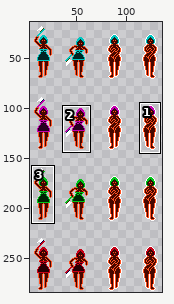
Two states of a sprite sheet, Assets/Img/Pacman/Mulher/mulezinhaspritesheet.png. Above: a wide view before the commit, with the close-up outlined.
Close-up. Earlier state:
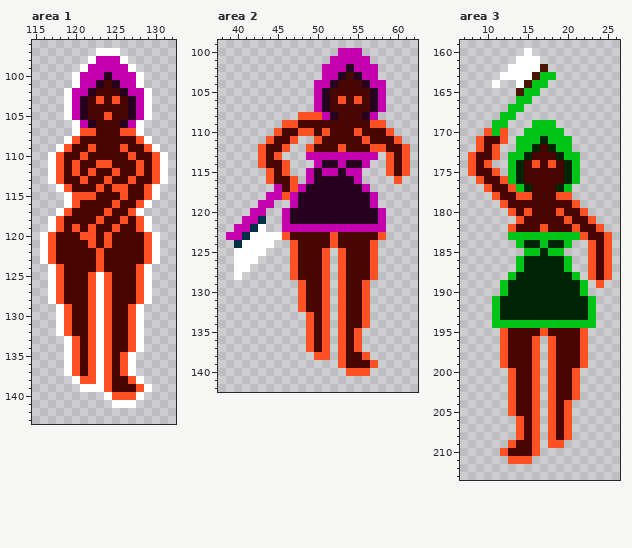
The file is 142x284 pixels. Shown: area 1: x 115..132, y 96..143; area 2: x 38..62, y 99..142; area 3: x 7..26, y 159..213. The wide view leaves out empty margins. The commit also changed other parts of the picture, which this record leaves out.
The same view after the edit:
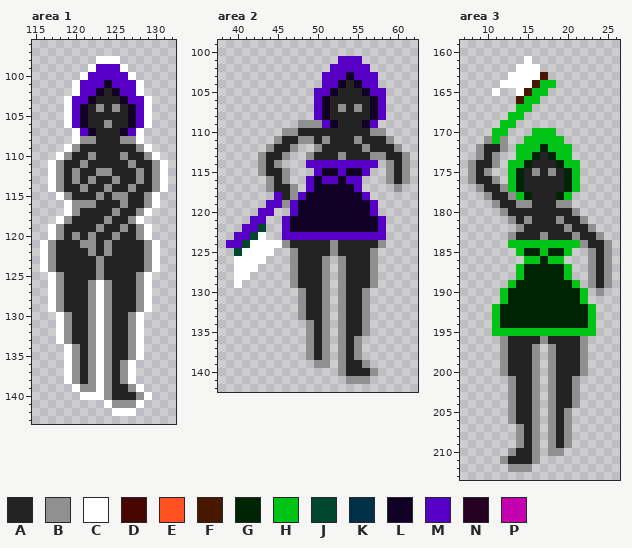
Palette (. is transparent): A #232323  B #909090  C #ffffff  D #470700  E #ff5121  F #471700  G #002504  H #00c516  J #00472f  K #003047  L #100025  M #5700c5  N #250021  P #c500af
Difference:
Changed rows in their new state; - is an unchanged pixel.
Area 1:
first column x 116:
 97 -------...------
 98 ------.CCC.-----
 99 -----.CMMMC.----
100 ----.CMMMMMC.---
101 -----MMMLMMM----
102 ---.CMMLALMMC.--
103 ----MMLAAALMM---
104 ----MLABABALM---
105 ----MLAAAAALM---
106 ---CMLAABAALMC--
107 -----MLAAALM----
108 ---.CBBAAABBC.--
109 --.CBAAAAAAABC.-
110 -.CBAABAAABAABC.
111 --BAABAAAAABAAB-
112 --BABAABBAAABAB-
113 --BABABAABAABAB-
114 -CBAABAABAABAABC
115 --CBAAABABBAAB--
116 ----BBBAAABAABC-
117 --.CBAAAABAABC--
118 -.CBAAAABAABC.--
119 --BAAAABAABAB---
120 .CBABABAABAABC.-
121 -BAAABBABAAAAB--
122 -BAAAABABAAAAB--
123 -BAAAAABAAAAAB--
124 CBAAAAABAAAAABC-
125 --BAAAABAAAAB---
126 --BAAAB-BAAAB---
127 --BAAAB-BAAAB---
128 --BAAAB-BAAAB---
129 -CBAAAB-BAAABC--
130 ---BAAB-BAAB----
131 ---BAAB-BAAB----
132 ---BAAB-BAAB----
133 --CBAAB-BAAB----
134 ----BAB-BAAB----
135 ----BAB-BAABC---
136 ----BAB-BAB-----
137 ----BAB-BAB-----
138 ---CBAB-BABC.---
139 ----CBB-BAABC.--
140 -----CCCBAAABC--
141 --------CBBBC---
142 ---------CCC----
Area 2:
first column x 39:
100 --------------...------
101 -------------.MMM.-----
102 ------------.MMMMM.----
103 ------------MMMLMMM----
104 -----------.MMLALMM.---
105 -----------MMLAAALMM---
106 -----------MLAAAAALM---
107 -----------MLABABALM---
108 ---------..MLAAAAALM---
109 -------..BBBMLAAALM.---
110 ------.BBAAAAAAAAABB.--
111 -----.BAABBABAAABAAAB.-
112 ----.BAAB-.BAAAAABAAAB.
113 ----BAAB--BAAABAAABBAAB
114 ----BAB.--MMMMMMMMM-BAB
115 ----BAAB--.MLLMLLM--BAB
116 -----BAB.-MLMMLMM---BAB
117 -----BAAB.MLLLLLM.---B-
118 -----.MABMLLLLLLLM.----
119 ----.MMBMLLLLLLLLLM----
120 ---.MM-.MLLLLLLLLLM.---
121 --.MM--MLLLLLLLLLLLM---
122 -.MMJ--MLLLLLLLLLLLM---
123 .MMJ-..MMMMMMMMMMMMM---
124 MMJ---CBAAAAABAAAAAB---
125 -J---C--BAAAABAAAAB----
126 ----C---BAAAB-BAAAB----
127 ---C----BAAAB-BAAAB----
128 --C-----BAAAB-BAAAB----
129 -C------BAAAB-BAAAB----
130 ---------BAAB-BAAB-----
131 ---------BAAB-BAAB-----
132 ---------BAAB-BAAB-----
133 ---------BAAB-BAAB-----
134 ----------BAB-BAAB-----
135 ----------BAB-BAAB-----
136 ----------BAB-BAB------
137 ----------BAB-BAB------
138 ----------BAB-BAB.-----
139 -----------BB-BAAB.----
140 --------------BAAAB----
141 ---------------BBB-----
Area 3:
first column x 8:
160 -------.----------
161 ------.-.---------
162 -----.---.--------
163 ----.---CF.-------
164 ---.CC-CF-H-------
165 ---C--CF-H--------
166 ------F-H---------
167 -----.-H----------
168 ----.-H-----------
169 ---.-H--...-------
170 --.-H--.---.------
171 -.BHB-.--H--.-----
172 -BAAB---HGH-------
173 .BAB-.-HGAGH-.----
174 BAAB--HGAAAGH-----
175 BAB.---ABABA------
176 BAAB.--AAAAA------
177 -BAABHGAAAAAGH----
178 --BAABHGAAAGH-----
179 ---BAABBAAABB.----
180 ----BAAAAAAAAB.---
181 -----BABAAABAAB.--
182 -----.BAAAAABAAB.-
183 -----BAAABAAABAAB.
184 -----H-HH-HH-HBAAB
185 ------HGGHGGH--BAB
186 ------.HH-HH.--BAB
187 ---------------BAB
188 -----.H-----H.-BAB
189 ----.H-------H.BAB
190 ----------------B-
191 ---.H---------H.--
194 ----GGGGGGGGGGG---
195 ---HHHHHHHHHHHHH--
196 ----BAAAABAAAAB---
197 ----BAAAB-BAAAB---
198 ----BAAAB-BAAAB---
199 ----BAAAB-BAAAB---
200 ----BAAAB-BAAAB---
201 -----BAAB-BAAB----
202 -----BAAB-BAAB----
203 -----BAAB-BAAB----
204 -----BAAB-BAAB----
205 -----BAAB-BAB-----
206 -----BAAB-BAB-----
207 ------BAB-BAB-----
208 ------BAB-BAB-----
209 -----.BAB-BAB-----
210 ----.BAAB-BB------
211 ----BAAAB---------
212 -----BBB----------
